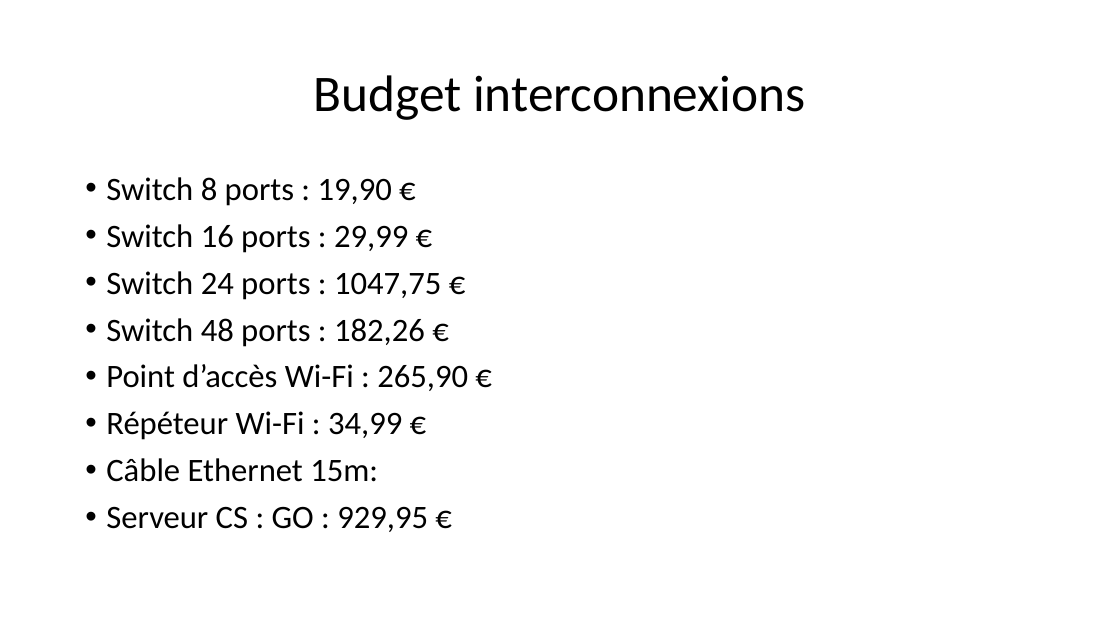
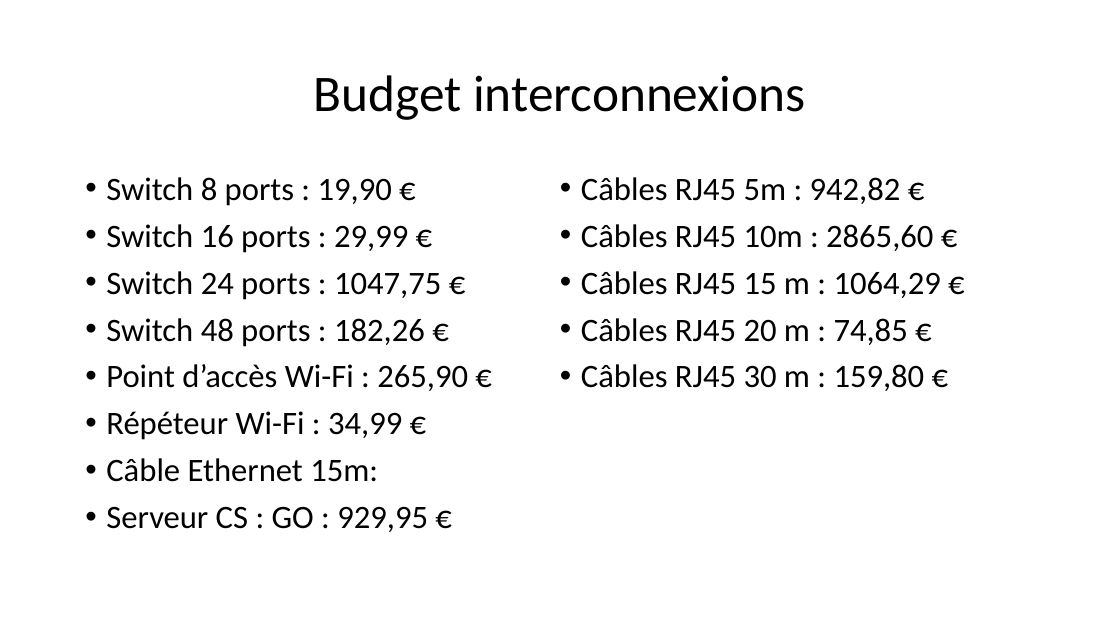
Before and after one commit to Exia-Jellyfish/UE-2-Ces-Esport-GRP1, a slide deck: slide 7 of Projet_Réseau/Projet 2.pptx (slide 6 before the commit). Drawn at 1120x630 pixels with LibreOffice and Linux fonts; fonts in the diff are those of the drawing. Boxes give left, top, right and bottom in pixels: in the first picture for what was removed or moved away, otherwise in the second. Text is boxed around its words. In the diff, an @@ line names an element or a change of style, - is before the commit and + after.

Commit message:
ajout cables ethernet

```diff
--- a/Projet_Réseau/Projet 2.pptx
+++ b/Projet_Réseau/Projet 2.pptx
@@ text "Switch 8 ports : 19,90 ..." at [106,177,941,532]: columns 1 to 2 @@
@@ text at [581,177,941,391]: paragraphs added @@
+• Câbles RJ45 5m : 942,82 €
+• Câbles RJ45 10m : 2865,60 €
+• Câbles RJ45 15 m : 1064,29 €
+• Câbles RJ45 20 m : 74,85 €
+• Câbles RJ45 30 m : 159,80 €
```
Also in this commit, not shown: 1 other slide changed, 1 slide added.
